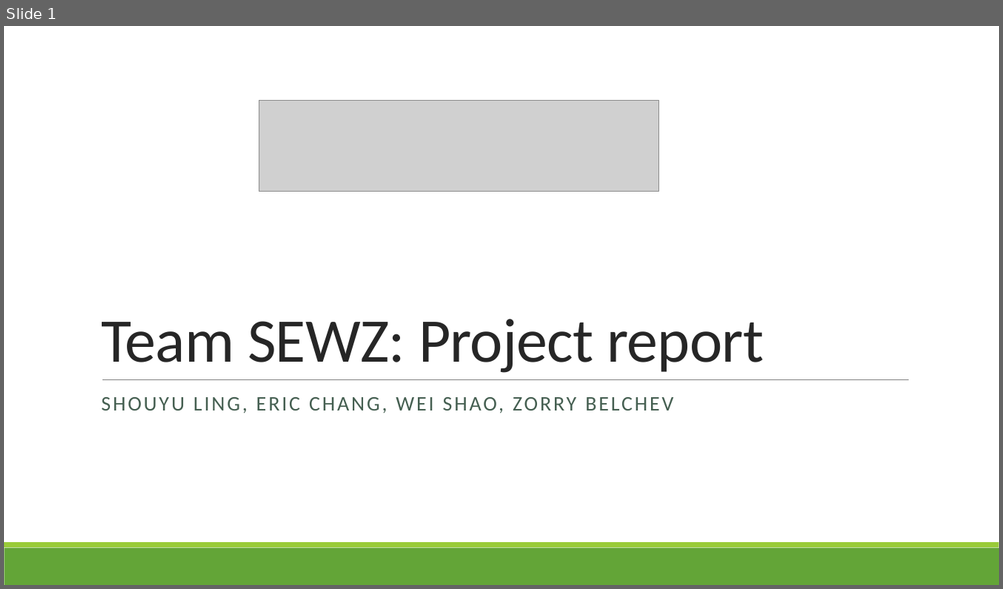
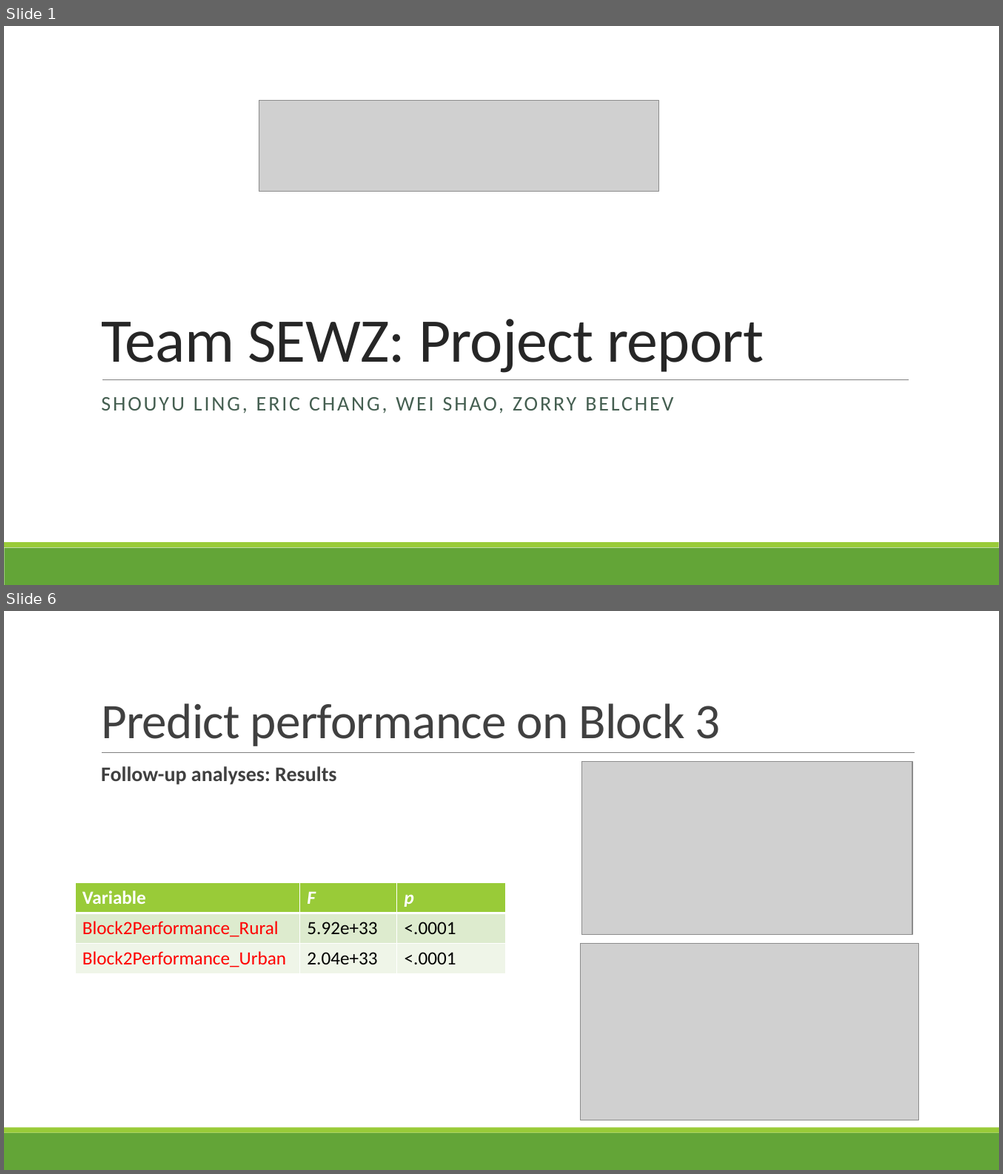
Before and after one commit to psychhack2019/teamsewz_navproject, a slide deck: PsychHack2019_Team SEWZ.pptx. Shown one above the other, each under a label of ours: slide 1 before the commit, slides 1 and 6 after it; the slides between them are not shown. The pictures are 1003x589 and 1003x1174 pixels, drawn with LibreOffice and Linux fonts; fonts in the diff are those of the drawing; grey boxes stand for pictures. Boxes give left, top, right and bottom in pixels: in the first picture for what was removed or moved away, otherwise in the second. Text is boxed around its words. In the diff, an @@ line names an element or a change of style, - is before the commit and + after.

```diff
--- a/PsychHack2019_Team SEWZ.pptx
+++ b/PsychHack2019_Team SEWZ.pptx
@@ slide 6 added at box(4, 611, 999, 1170), background #FFFFFF; not listed: 2 template elements that a slide beside it also shows @@
@@ title added at box(101, 703, 720, 746), 48 pt, text #404040 @@
+Predict performance on Block 3
@@ line added from (102, 753) to (915, 753), #808080 0.5 pt @@
@@ picture added at box(582, 762, 913, 935) @@
@@ text added at box(101, 766, 336, 785), 20 pt, text #404040, bold @@
+  Follow-up analyses: Results
@@ table added at box(75, 883, 506, 974), 3 rows, 3 columns @@
+Variable | F | p
+Block2Performance_Rural | 5.92e+33 | <.0001
+Block2Performance_Urban | 2.04e+33 | <.0001
@@ picture added at box(580, 944, 919, 1122) @@
```
Also in this commit, not shown: 4 slides changed.
